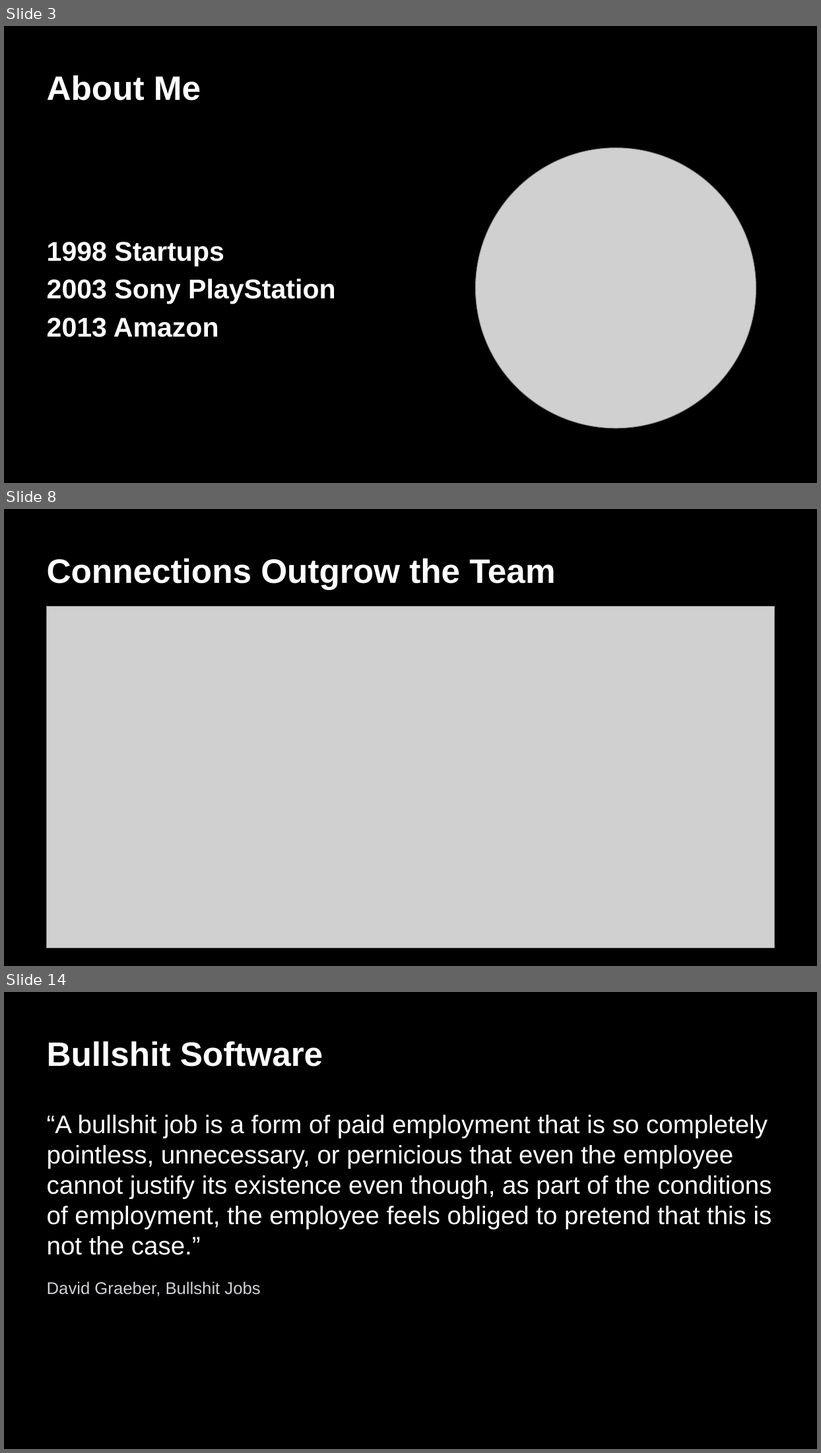
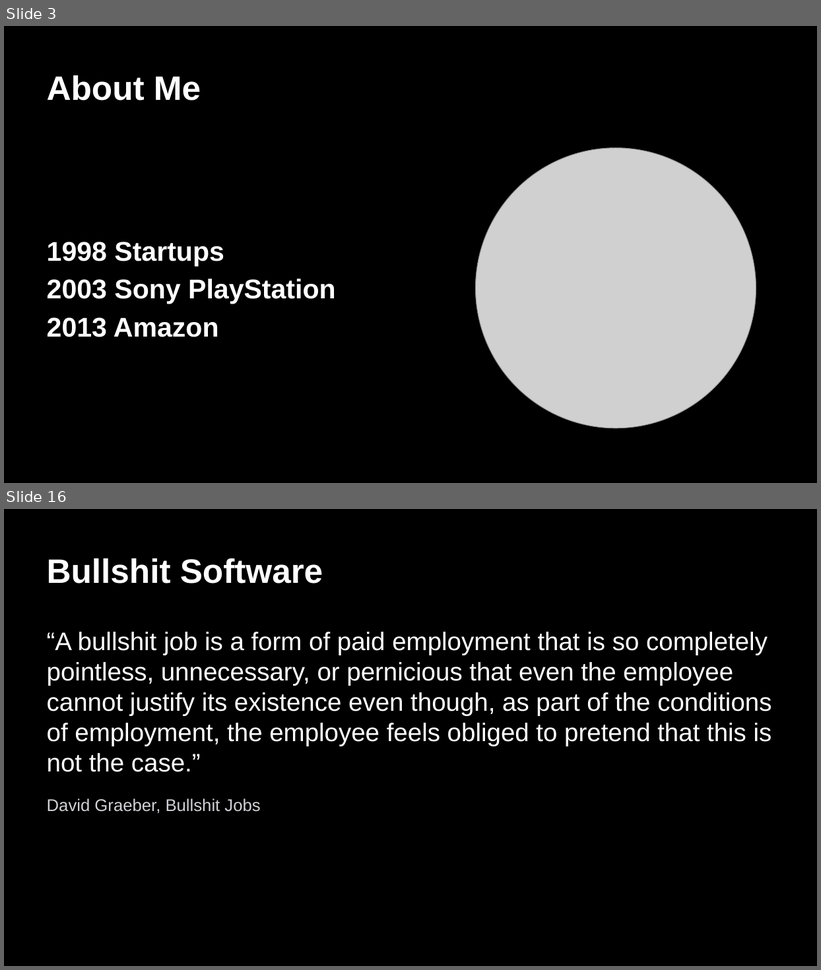
Before and after one commit to ivonnyssen/2026-0111, a slide deck: talk.pptx. Shown one above the other, each under a label of ours: slides 3, 8 and 14 before the commit, slides 3 and 16 after it; the slides between them are not shown. The pictures are 821x1453 and 821x970 pixels, drawn with LibreOffice and Linux fonts; fonts in the diff are those of the drawing; grey boxes stand for pictures. Boxes give left, top, right and bottom in pixels: in the first picture for what was removed or moved away, otherwise in the second. Text is boxed around its words. In the diff, an @@ line names an element or a change of style, - is before the commit and + after.

```diff
--- a/talk.pptx
+++ b/talk.pptx
@@ slide 8 removed at (4, 509, 817, 966), background #000000 @@
@@ title removed at (47, 558, 555, 590) @@
-Connections Outgrow the Team
@@ picture removed at (47, 607, 774, 948) @@
@@ what was slide 14 is now slide 16 @@
```
Also in this commit, not shown: 9 slides changed, 8 slides added, 5 other slides removed, 9 other files.
